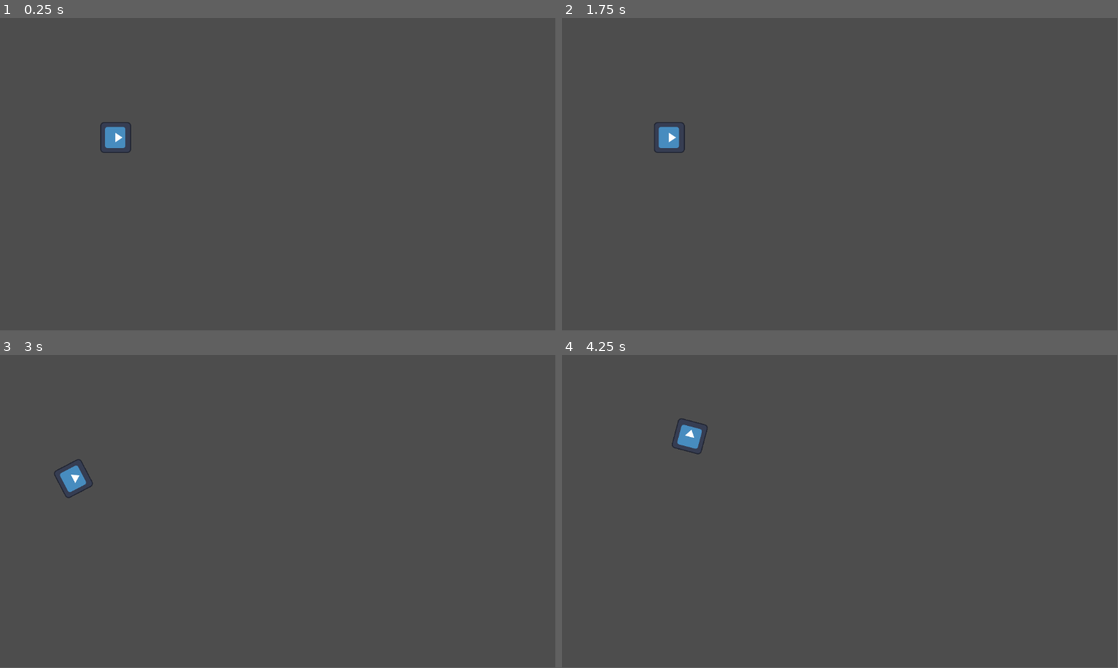
Above: before the commit, frames 1-4 (two rows, left to right).
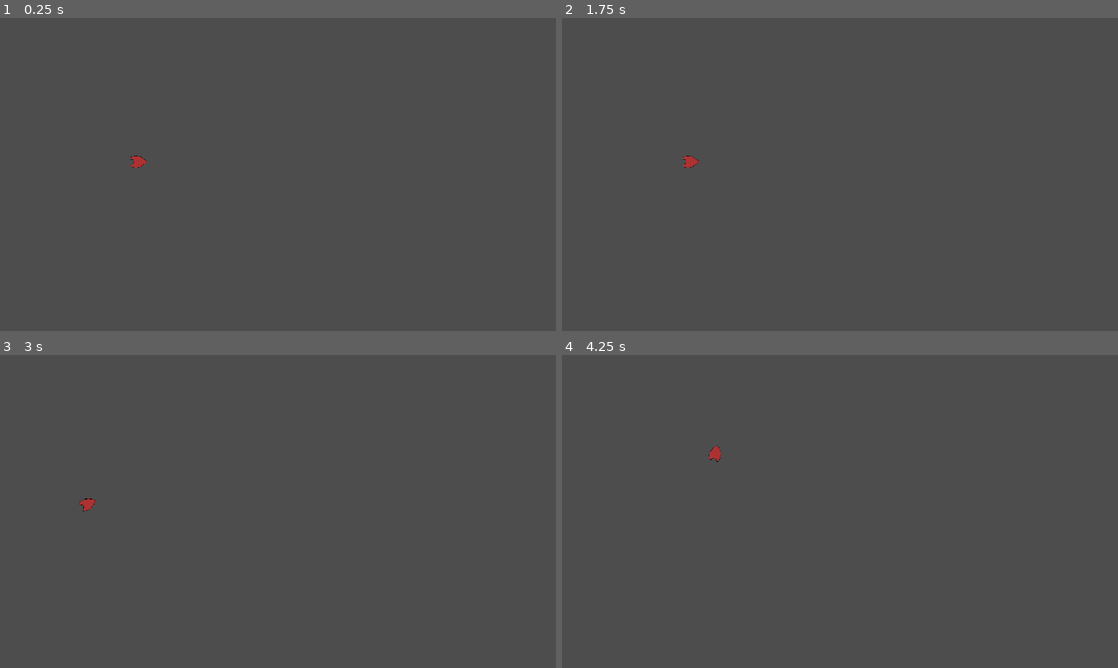
Above: after the commit, the same moments.

Repository: khiim/gameoff2025
Game: Godot game, scene res://scenes/world.tscn
Two runs of this game, one before a commit and one after it. Both use one fixed random seed, a clock stepped at 60 frames per second and the inputs below. The engine's default icon, where the game draws it, is replaced by a stand-in: a white triangle on a blue panel in a dark square.
Inputs:
- Up to frame 1 (0.25 s): no input
- Up to frame 2 (1.75 s): tap Enter at 0.5 s; hold D (turn_right) 0.53-1.28 s; tap Space at 1.25 s; hold S (reverse) from 1.28 s (still down)
- Up to frame 3 (3 s): release S (reverse) at 2.03 s; hold D (turn_right) 2.03-2.78 s; hold W (accelerate) from 2.78 s (still down)
- Up to frame 4 (4.25 s): release W (accelerate) at 3.53 s; hold A (turn_left) from 3.53 s (still down)
In our replay, the window is 799x449 before the commit and 800x450 after it. These sizes can differ from the game's own. Grey fills any space a smaller window leaves; there, only what the larger window draws over its background counts as a difference.

The runs differ from the first frame. In frame 1, 0.4% of the frame differs, in the area x 18-27%, y 33-48%; in frame 2, 0.4%; in frame 3, 0.4%; in frame 4, 0.4%.

Commit message:
Placeholder graphics for the boat

Diff:
--- a/project.godot
+++ b/project.godot
@@ -14,6 +14,12 @@
 run/main_scene="uid://di1ho05qhyphj"
 config/features=PackedStringArray("4.5", "GL Compatibility")
 config/icon="res://icon.svg"
+
+[display]
+
+window/size/viewport_width=960
+window/size/viewport_height=540
+window/stretch/mode="canvas_items"
 
 [input]
 
--- a/scenes/boat/boat_character_body_2d.tscn
+++ b/scenes/boat/boat_character_body_2d.tscn
@@ -1,20 +1,22 @@
 [gd_scene load_steps=4 format=3 uid="uid://vdic72an5ggu"]
 
-[ext_resource type="Texture2D" uid="uid://b88diaqqpinls" path="res://icon.svg" id="1_haimw"]
 [ext_resource type="Script" uid="uid://dngn6lquvfu43" path="res://scenes/boat/boat_character_body_2d.gd" id="1_oyh0g"]
+[ext_resource type="Texture2D" uid="uid://bffe06k26dr3x" path="res://assets/placeholders/redboat.png" id="2_oyh0g"]
 
-[sub_resource type="CircleShape2D" id="CircleShape2D_haimw"]
-radius = 33.24154
+[sub_resource type="CapsuleShape2D" id="CapsuleShape2D_oyh0g"]
+radius = 9.0
+height = 24.0
 
 [node name="BoatCharacterBody2d" type="CharacterBody2D"]
 motion_mode = 1
 script = ExtResource("1_oyh0g")
 turn_speed = 6.0
 
-[node name="Icon" type="Sprite2D" parent="."]
-rotation = 1.5707964
+[node name="Sprite" type="Sprite2D" parent="."]
 scale = Vector2(0.5, 0.5)
-texture = ExtResource("1_haimw")
+texture = ExtResource("2_oyh0g")
 
 [node name="CollisionShape2D" type="CollisionShape2D" parent="."]
-shape = SubResource("CircleShape2D_haimw")
+position = Vector2(-3, 0)
+rotation = 1.5707964
+shape = SubResource("CapsuleShape2D_oyh0g")
--- a/scenes/boat/boat_rigid_body_2d.tscn
+++ b/scenes/boat/boat_rigid_body_2d.tscn
@@ -1,13 +1,14 @@
 [gd_scene load_steps=5 format=3 uid="uid://b1du0y3mluexu"]
 
-[ext_resource type="Texture2D" uid="uid://b88diaqqpinls" path="res://icon.svg" id="1_jw4ub"]
 [ext_resource type="Script" uid="uid://dwe1ostyt2hfj" path="res://scenes/boat/boat_rigid_body_2d.gd" id="1_ta61o"]
+[ext_resource type="Texture2D" uid="uid://bffe06k26dr3x" path="res://assets/placeholders/redboat.png" id="2_obw36"]
 
 [sub_resource type="PhysicsMaterial" id="PhysicsMaterial_jw4ub"]
 bounce = 0.5
 
-[sub_resource type="CircleShape2D" id="CircleShape2D_ta61o"]
-radius = 32.0
+[sub_resource type="CapsuleShape2D" id="CapsuleShape2D_bejdg"]
+radius = 9.0
+height = 24.0
 
 [node name="BoatRigidBody2D" type="RigidBody2D"]
 physics_material_override = SubResource("PhysicsMaterial_jw4ub")
@@ -17,10 +18,11 @@
 angular_damp = 1.0
 script = ExtResource("1_ta61o")
 
-[node name="Icon" type="Sprite2D" parent="."]
-rotation = 1.5707964
+[node name="Sprite" type="Sprite2D" parent="."]
 scale = Vector2(0.5, 0.5)
-texture = ExtResource("1_jw4ub")
+texture = ExtResource("2_obw36")
 
 [node name="CollisionShape2D" type="CollisionShape2D" parent="."]
-shape = SubResource("CircleShape2D_ta61o")
+position = Vector2(-3, 0)
+rotation = 1.5707964
+shape = SubResource("CapsuleShape2D_bejdg")
Binary file added: assets/placeholders/redboat.png
Not shown, added: assets/placeholders/redboat.png.import
